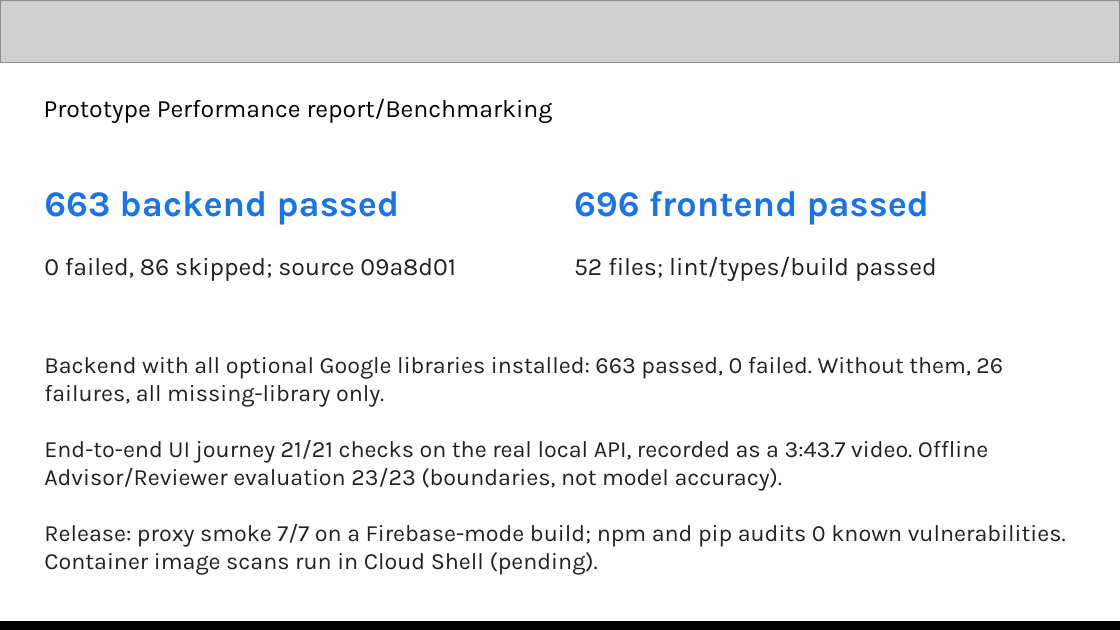
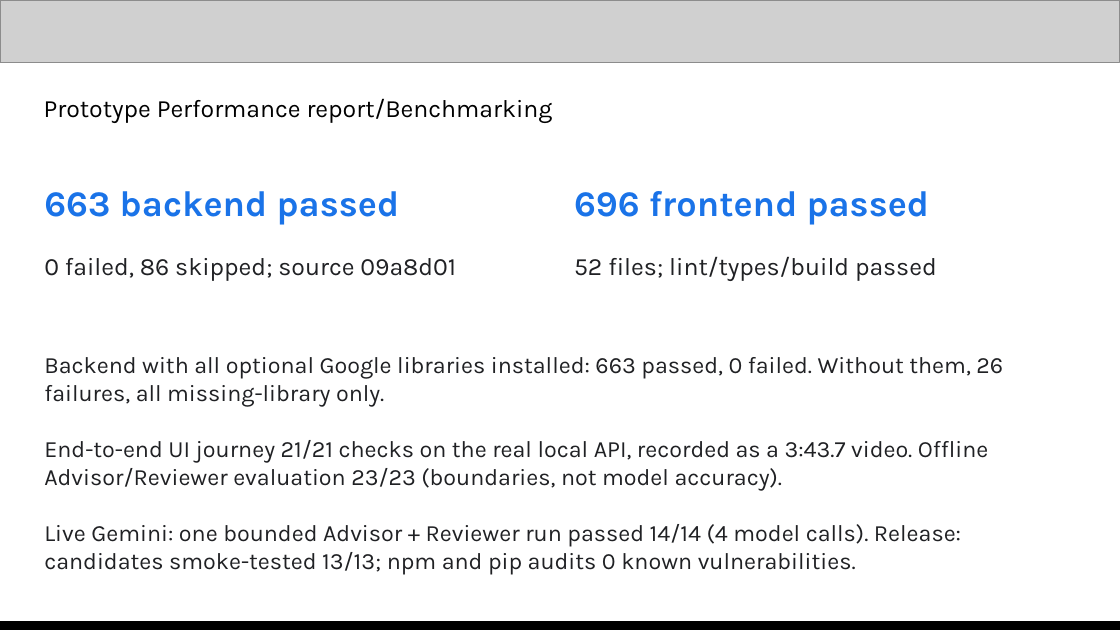
Before and after one commit to JEMathew/movers-and-ledgers, a slide deck: slide 12 of docs/submission/assets/movebooks-final-deck.pptx. Drawn at 1120x630 pixels with LibreOffice and Linux fonts; fonts in the diff are those of the drawing; grey boxes stand for pictures. Boxes give left, top, right and bottom in pixels: in the first picture for what was removed or moved away, otherwise in the second. Text is boxed around its words. In the diff, an @@ line names an element or a change of style, - is before the commit and + after.

```diff
--- a/docs/submission/assets/movebooks-final-deck.pptx
+++ b/docs/submission/assets/movebooks-final-deck.pptx
@@ text at [44, 524, 961, 574]: text changed @@
-Release: proxy smoke 7/7 on a Firebase-mode build; npm and pip audits 0 known vulnerabilities. Container image scans run in Cloud Shell (pending).
+Live Gemini: one bounded Advisor + Reviewer run passed 14/14 (4 model calls). Release: candidates smoke-tested 13/13; npm and pip audits 0 known vulnerabilities.
```
Also in this commit, not shown: 4 other slides changed, 7 other files.
